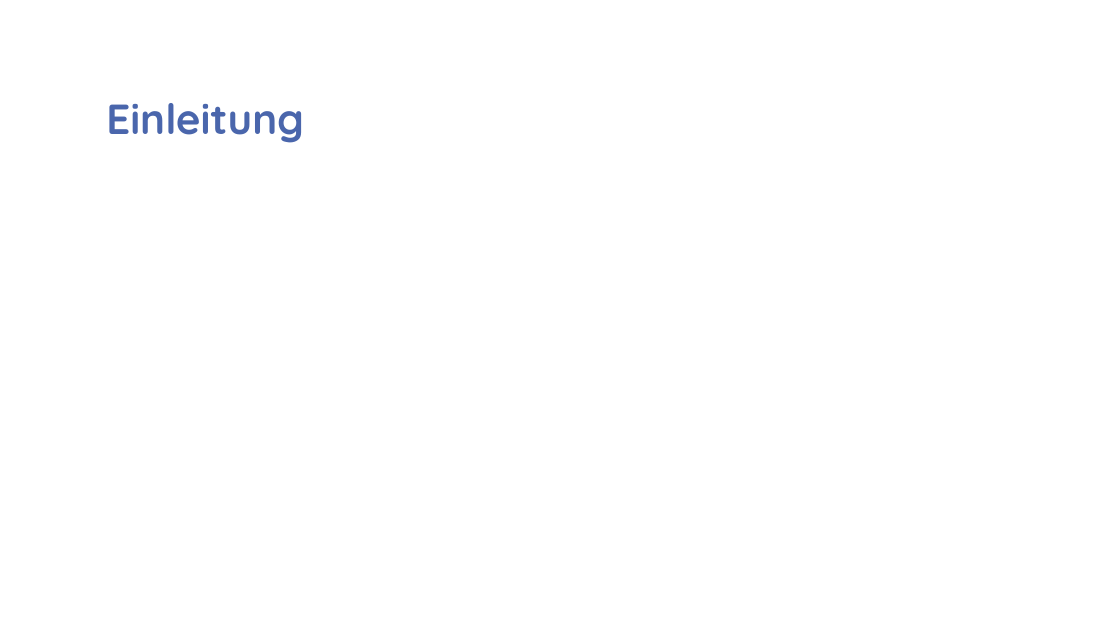
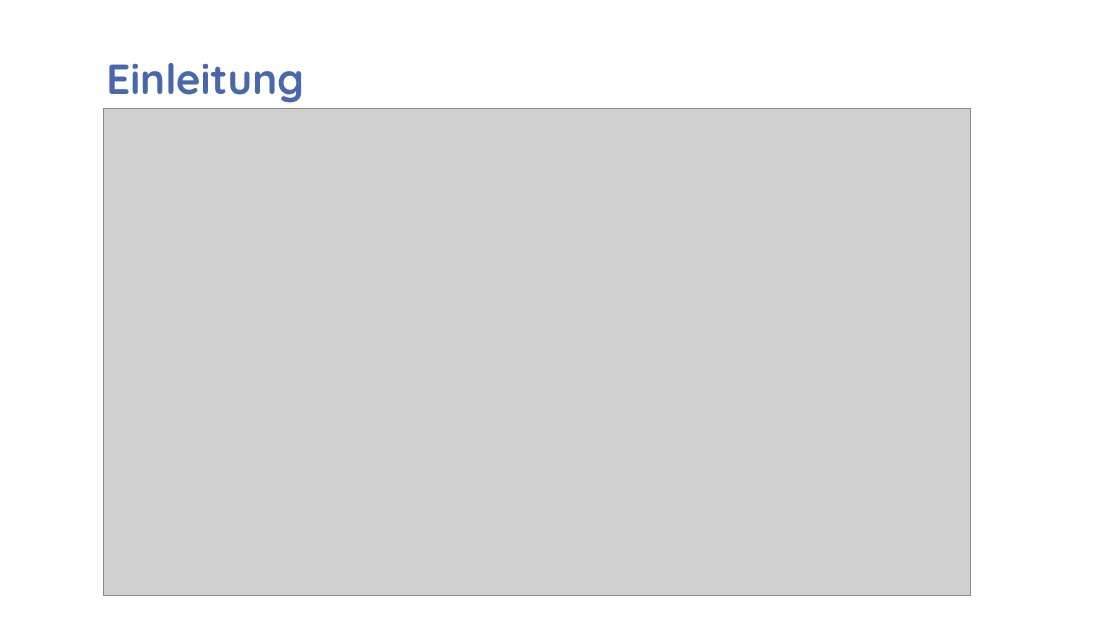
Before and after one commit to Nathan937/ManagementS4, a slide deck: slide 3 of Documents FIN/Présentation_Tesla.pptx. Drawn at 1120x630 pixels with LibreOffice and Linux fonts; fonts in the diff are those of the drawing; grey boxes stand for pictures; background and template pictures are left out. Boxes give left, top, right and bottom in pixels: in the first picture for what was removed or moved away, otherwise in the second. Text is boxed around its words. In the diff, an @@ line names an element or a change of style, - is before the commit and + after.

```diff
--- a/Documents FIN/Présentation_Tesla.pptx
+++ b/Documents FIN/Présentation_Tesla.pptx
@@ title "Einleitung": place and size @@
-title "Einleitung" at (106,103,304,143)
+title "Einleitung" at (106,63,304,103)
@@ picture added at (103,108,970,596) @@
```
Also in this commit, not shown: 3 other slides changed, 9 slides added, 1 other file.
